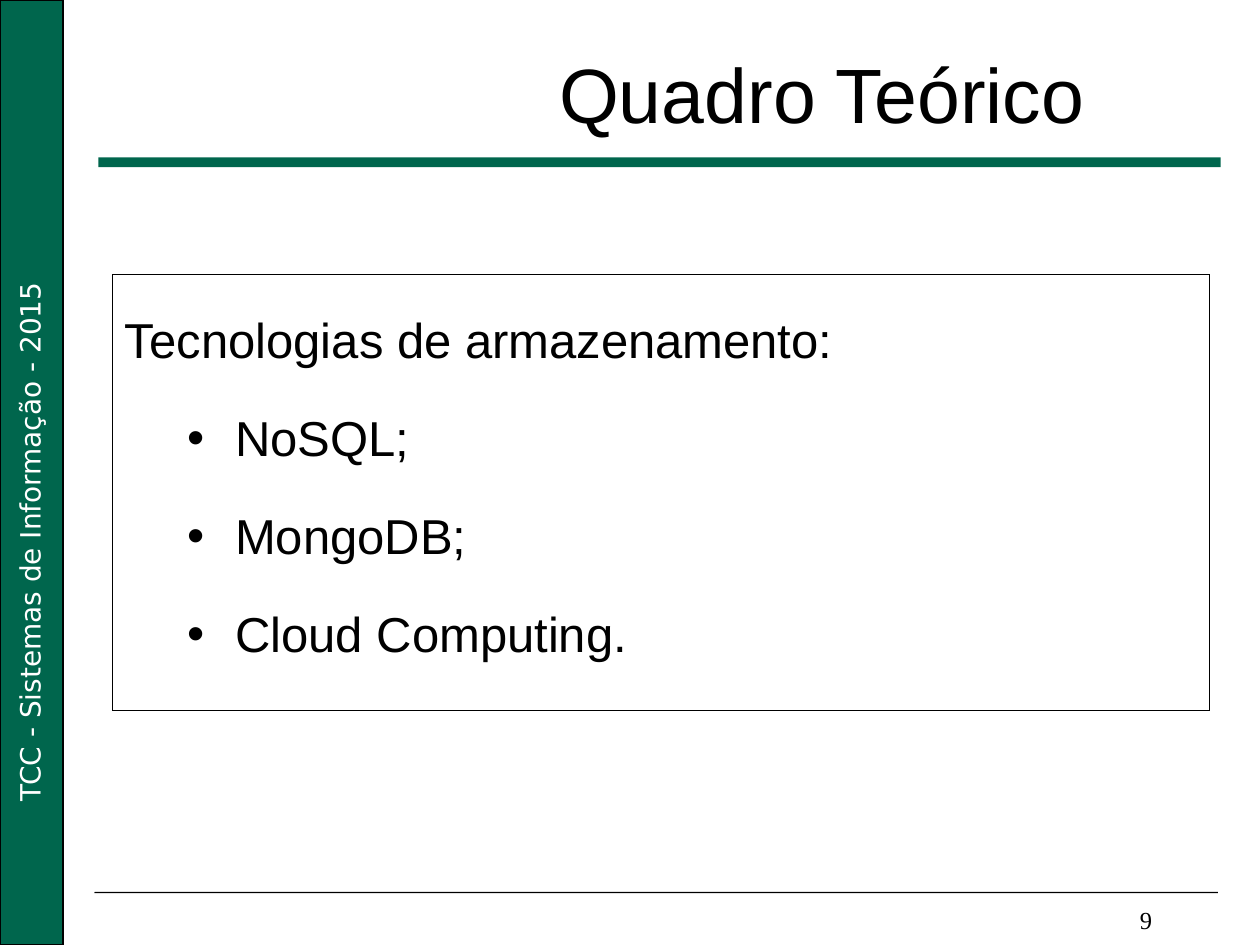
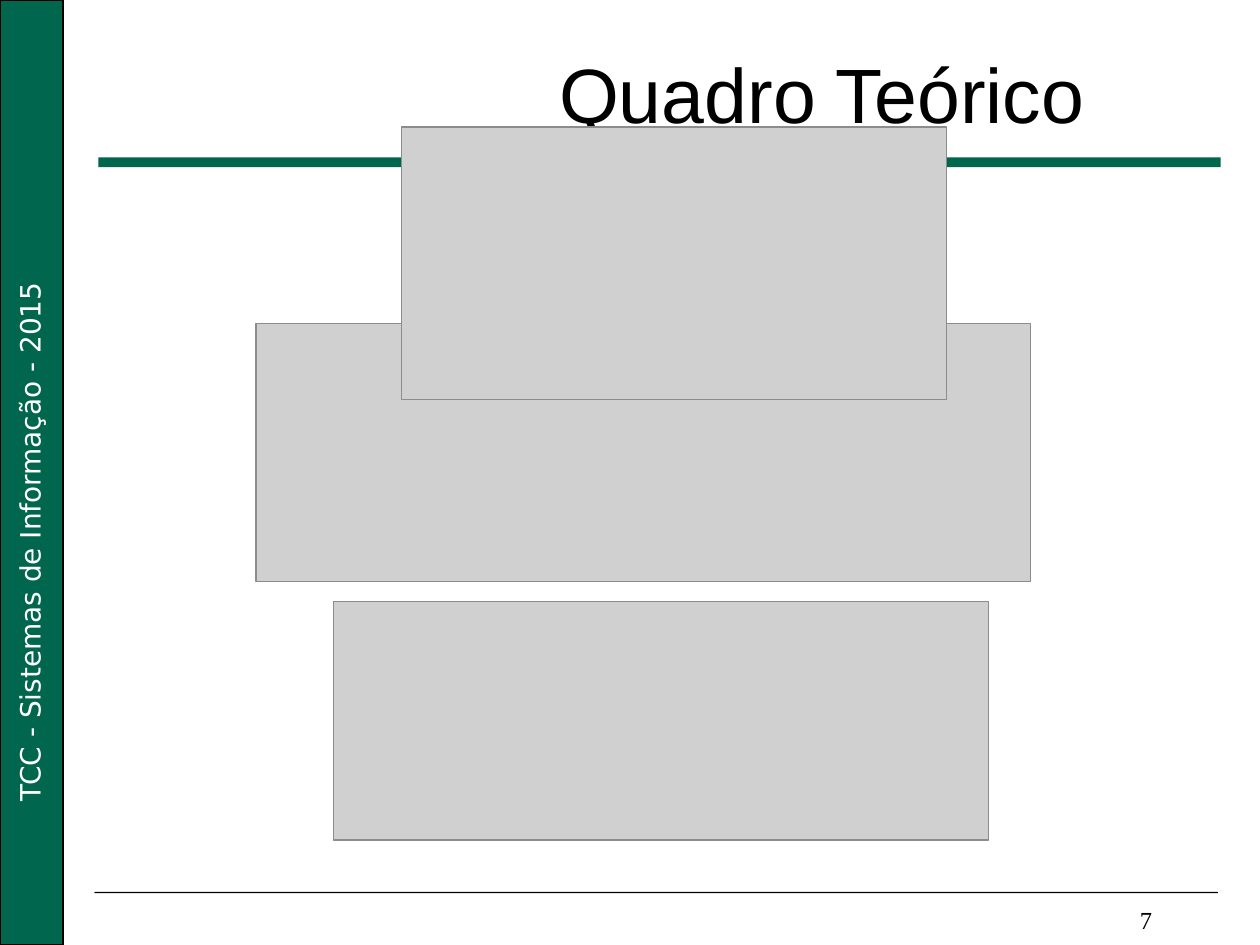
Before and after one commit to Nikofoxxx/TCC, a slide deck: slide 7 of documents/life_cycle/Apresentação_Big_Data.pptx (slide 9 before the commit). Drawn at 1260x945 pixels with LibreOffice and Linux fonts; fonts in the diff are those of the drawing; grey boxes stand for pictures; background and template pictures are left out. Boxes give left, top, right and bottom in pixels: in the first picture for what was removed or moved away, otherwise in the second. Text is boxed around its words. In the diff, an @@ line names an element or a change of style, - is before the commit and + after.

```diff
--- a/documents/life_cycle/Apresentação_Big_Data.pptx
+++ b/documents/life_cycle/Apresentação_Big_Data.pptx
@@ picture added at <box>402,127,948,399</box> @@
@@ rectangle removed at <box>112,275,1210,711</box> @@
-Tecnologias de armazenamento:
-  • NoSQL;
-  • MongoDB;
-  • Cloud Computing.
@@ picture added at <box>256,324,1031,582</box> @@
@@ picture added at <box>334,601,989,839</box> @@
@@ text at <box>1140,913,1152,929</box>: text changed @@
-9
+7
```
Also in this commit, not shown: 12 other slides changed, 1 slide added, 3 slides removed, 3 other files.
